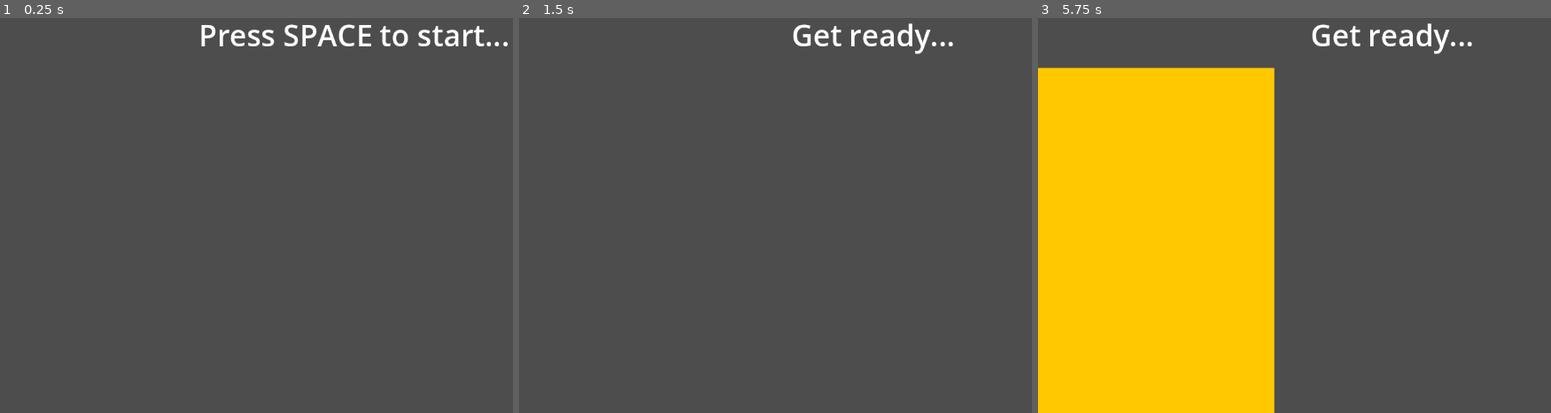
Above: before the commit, frames 1-3 (left to right).
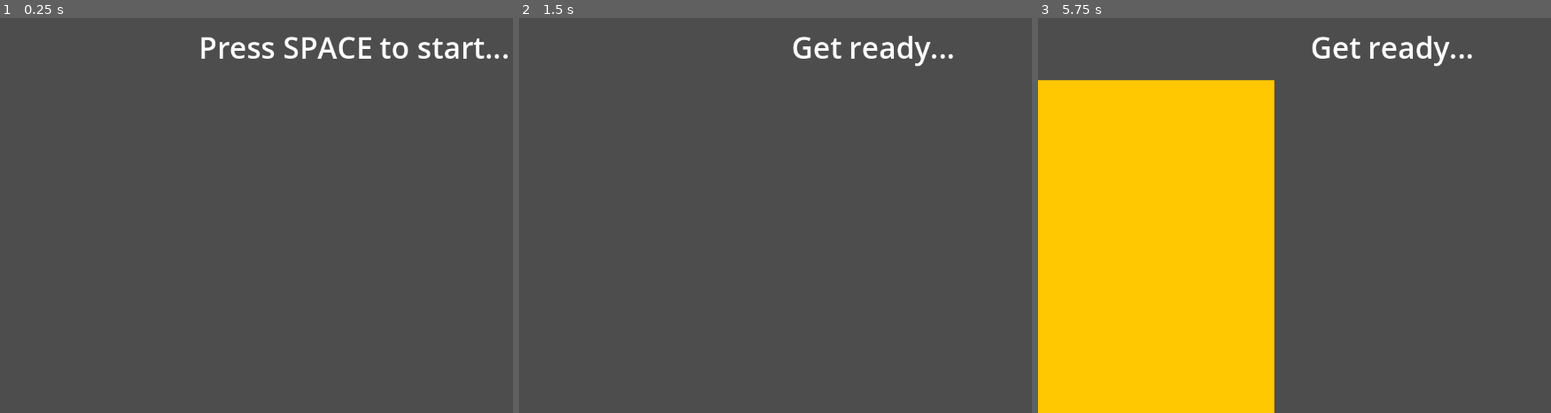
Above: after the commit, the same moments.

Repository: phrasmotica/workout-companion
Game: Godot game, scene res://scenes/app.tscn
Two runs of this game, one before a commit and one after it. Both use one fixed random seed, a clock stepped at 60 frames per second and the inputs below.
Inputs:
- Up to frame 1 (0.25 s): no input
- Up to frame 2 (1.5 s): tap Space at 0.5 s; tap Enter (ui_accept) at 0.77, 1.25 s
- Up to frame 3 (5.75 s): tap Enter (ui_accept) at 1.52, 2, 2.75, 3.02, 3.5, 3.77, 4.25, 4.52 s

The runs differ from the first frame. In frame 1, 2.0% of the frame differs, in the area x 39-99%, y 1-11%; in frame 2, 1.1%; in frame 3, 2.6%, in the area x 0-85%, y 1-16%.

Commit message:
Increment stepper when a new set begins

Diff:
--- a/scenes/app.tscn
+++ b/scenes/app.tscn
@@ -7,17 +7,19 @@
 [ext_resource type="PackedScene" uid="uid://jw8x56hddkq3" path="res://scenes/countdown.tscn" id="3_uvl1u"]
 [ext_resource type="PackedScene" uid="uid://c3ny8dq1xas7h" path="res://scenes/status_message.tscn" id="4_k6d74"]
 [ext_resource type="PackedScene" uid="uid://cpcr2u4jlkqua" path="res://scenes/rep_counter.tscn" id="5_ljqyw"]
+[ext_resource type="PackedScene" uid="uid://ctqbv83gyj2ql" path="res://scenes/stepper.tscn" id="6_jv7dx"]
 
 [sub_resource type="Resource" id="Resource_ljqyw"]
 script = ExtResource("2_vchjt")
-sets = 3
+sets = 11
 reps = 5
 metadata/_custom_type_script = "uid://x4gkwisjojn1"
 
-[node name="App" type="Node2D" node_paths=PackedStringArray("status_message", "rep_counter")]
+[node name="App" type="Node2D" node_paths=PackedStringArray("status_message", "set_counter", "rep_counter")]
 script = ExtResource("1_fee65")
 workout = SubResource("Resource_ljqyw")
 status_message = NodePath("MarginContainer/VBoxContainer/StatusMessage")
+set_counter = NodePath("MarginContainer/VBoxContainer/SetCounter")
 rep_counter = NodePath("MarginContainer/VBoxContainer/RepCounter")
 
 [node name="KeyListener" parent="." instance=ExtResource("1_hu2qg")]
@@ -25,10 +27,17 @@
 [node name="MarginContainer" type="MarginContainer" parent="."]
 offset_right = 1152.0
 offset_bottom = 648.0
+theme_override_constants/margin_top = 20
 
 [node name="VBoxContainer" type="VBoxContainer" parent="MarginContainer"]
 layout_mode = 2
 theme_override_constants/separation = 20
+
+[node name="SetCounter" parent="MarginContainer/VBoxContainer" instance=ExtResource("6_jv7dx")]
+visible = false
+layout_mode = 2
+alignment = 1
+step_count = 11
 
 [node name="StatusMessage" parent="MarginContainer/VBoxContainer" instance=ExtResource("4_k6d74")]
 layout_mode = 2
--- a/scenes/stepper.tscn
+++ b/scenes/stepper.tscn
@@ -10,11 +10,11 @@
 script = ExtResource("2_k1r7q")
 step_count = 4
 starting_number = 1
+highlighted_step = 0
 
 [node name="StepperStep1" parent="." instance=ExtResource("2_xv8sx")]
 layout_mode = 2
 show_leading_line = false
-highlighted = true
 
 [node name="StepperStep2" parent="." instance=ExtResource("2_xv8sx")]
 layout_mode = 2
--- a/scripts/app.gd
+++ b/scripts/app.gd
@@ -17,6 +17,9 @@
 var status_message: StatusMessage
 
 @export
+var set_counter: Stepper
+
+@export
 var rep_counter: RepCounter
 
 @onready
@@ -32,6 +35,9 @@
 var _reps_remaining := 0
 
 func _handle_workout_changed() -> void:
+	if set_counter:
+		set_counter.step_count = workout.sets
+
 	if rep_counter:
 		rep_counter.max_count = workout.reps
 
@@ -81,6 +87,10 @@
 		rep_counter.show()
 		rep_counter.stop()
 
+	if set_counter:
+		set_counter.show()
+		set_counter.inc()
+
 func pause() -> void:
 	if flasher:
 		flasher.hide()
@@ -114,6 +124,10 @@
 	if rep_counter:
 		rep_counter.hide()
 		rep_counter.stop()
+
+	if set_counter:
+		set_counter.hide()
+		set_counter.stop()
 
 func _on_flasher_flashed() -> void:
 	if _reps_remaining <= 0:
--- a/scripts/stepper.gd
+++ b/scripts/stepper.gd
@@ -18,7 +18,7 @@
 @export
 var highlighted_step := 1:
     set(value):
-        highlighted_step = clampi(value, 1, step_count)
+        highlighted_step = clampi(value, 0, step_count)
 
         _refresh()
 
@@ -27,6 +27,12 @@
 
 func _ready() -> void:
     _refresh()
+
+func inc() -> void:
+    highlighted_step += 1
+
+func stop() -> void:
+    highlighted_step = 0
 
 func _refresh() -> void:
     if not step_scene:
Not shown: 1 places in scenes/app.tscn that only renumber resources
